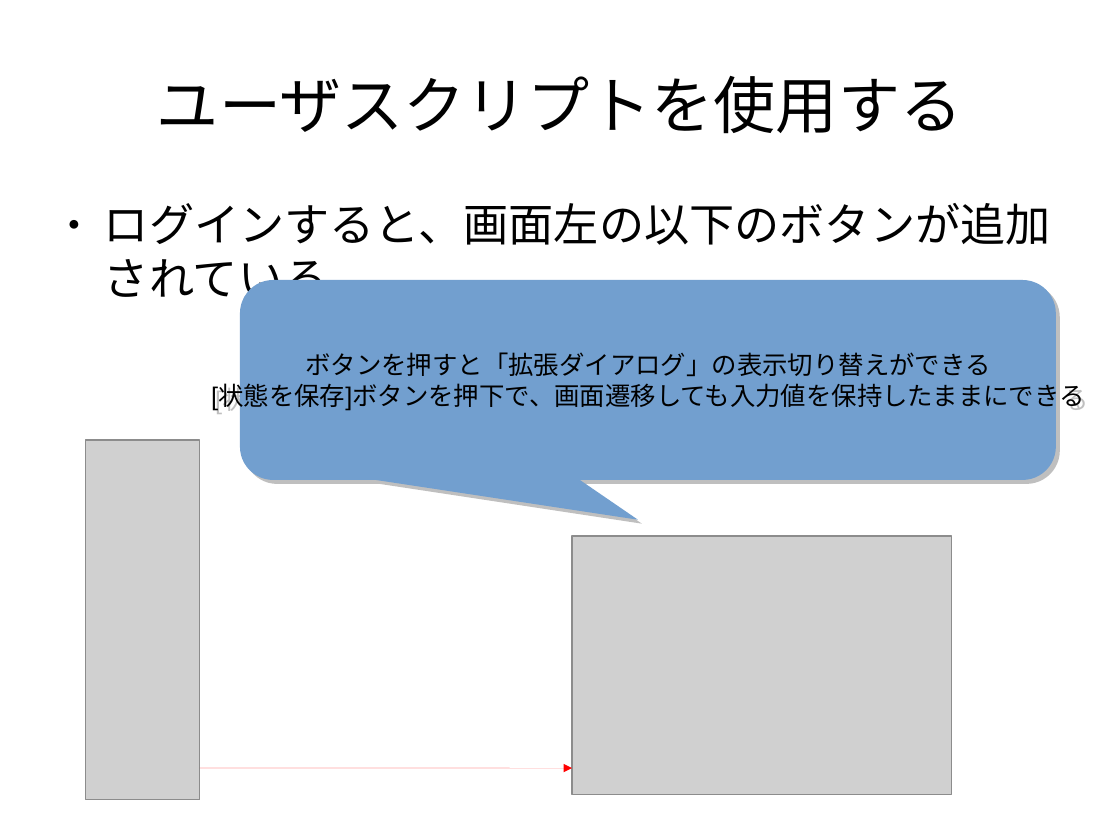
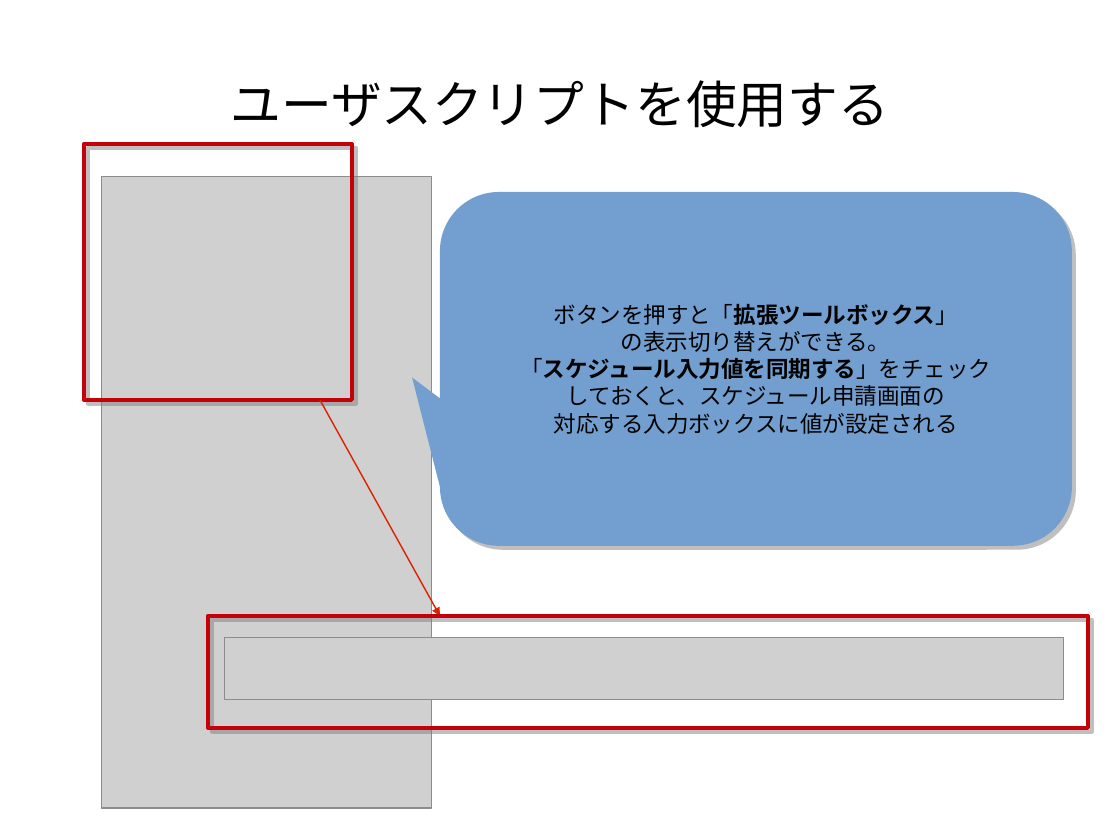
Before and after one commit to vicboss1002/kot_ui, a slide deck: slide 8 of Tampermonkeyユーザスクリプト_デプロイ手順書.odp. Drawn at 1120x840 pixels with LibreOffice and Linux fonts; fonts in the diff are those of the drawing; grey boxes stand for pictures. Boxes give left, top, right and bottom in pixels: in the first picture for what was removed or moved away, otherwise in the second. Text is boxed around its words. In the diff, an @@ line names an element or a change of style, - is before the commit and + after.

```diff
--- a/Tampermonkeyユーザスクリプト_デプロイ手順書.odp
+++ b/Tampermonkeyユーザスクリプト_デプロイ手順書.odp
@@ title "ユーザスクリプトを使用する" at (231,80,890,128): size 44 to 36 pt @@
@@ rectangle added at (84,144,353,400), outline #C5000B 2.83 pt @@
@@ picture: place and size @@
-picture at (85,440,200,800)
+picture at (102,176,432,808)
@@ text removed at (104,203,1051,307) @@
-● ログインすると、画面左の以下のボタンが追加されている。
@@ rounded speech box "ボタンを押すと「拡張ツールボックス」": place and size @@
-rounded speech box "ボタンを押すと「拡張ツールボックス」" at (240,281,1056,481)
+rounded speech box "ボタンを押すと「拡張ツールボックス」" at (440,192,1072,546)
@@ rounded speech box "ボタンを押すと「拡張ツールボックス」" at (440,192,1072,546): proportions changed @@
@@ text in rounded speech box at (524,305,995,434): text changed; size 18 to 16 pt @@
-ボタンを押すと「拡張ダイアログ」の表示切り替えができる
-[状態を保存]ボタンを押下で、画面遷移しても入力値を保持したままにできる
+ボタンを押すと「拡張ツールボックス」
+の表示切り替えができる。
+「スケジュール入力値を同期する」をチェック
+しておくと、スケジュール申請画面の
+対応する入力ボックスに値が設定される
@@ arrow added from (320, 400) to (440, 616), #DC2300 0.99 pt @@
@@ rectangle added at (208,616,1088,728), outline #C5000B 2.83 pt @@
@@ picture: place and size @@
-picture at (572,537,952,795)
+picture at (225,638,1065,700)
@@ arrow removed from (200, 768) to (572, 768) @@
```
Also in this commit, not shown: 5 other slides changed.
